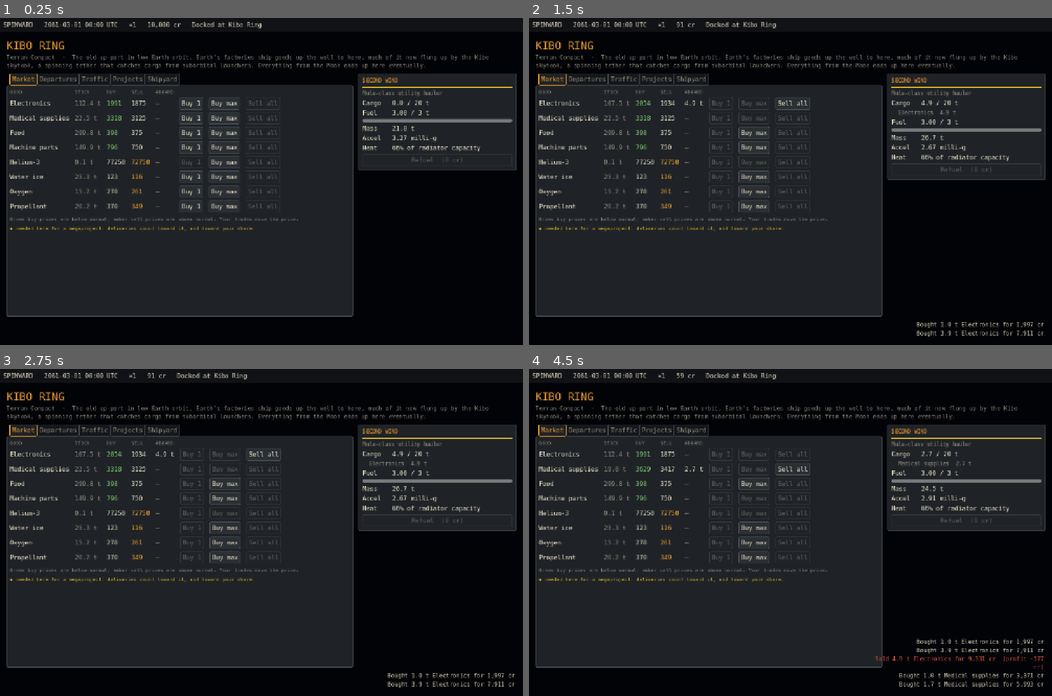
Above: before the commit, frames 1-4 (two rows, left to right).
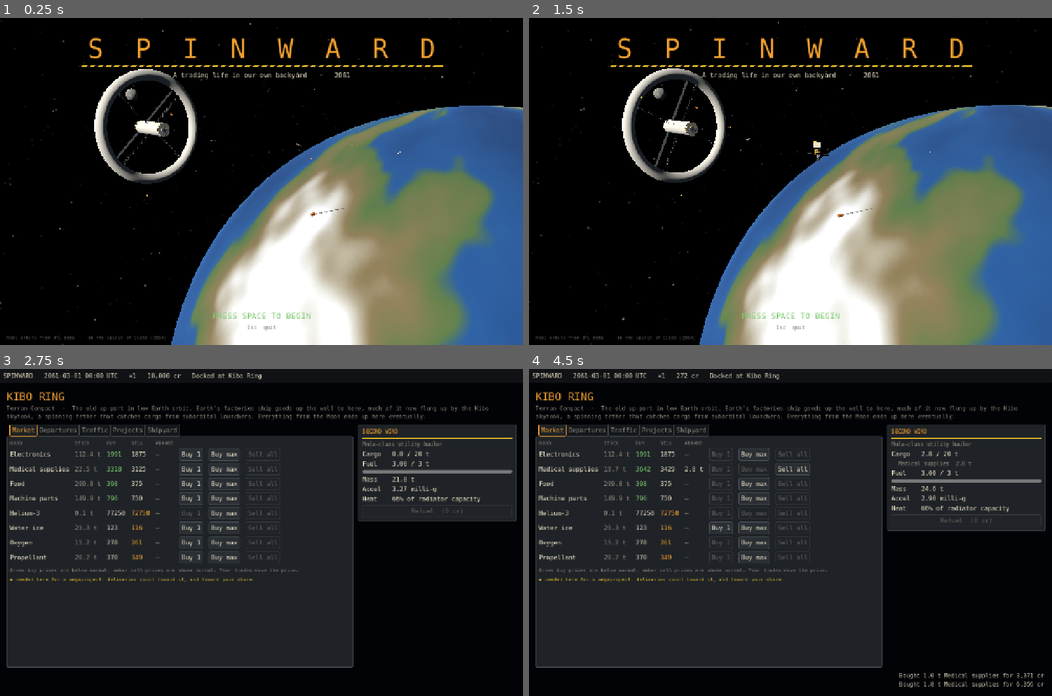
Above: after the commit, the same moments.

Repository: SeanDuggan1970/Spinward
Game: Godot game, scene res://view/main.tscn
Two runs of this game, one before a commit and one after it. Both use one fixed random seed, a clock stepped at 60 frames per second and the inputs below.
Inputs (mouse positions are in pixels of both pictures, inside the frame that each line leads up to):
- Up to frame 1 (0.25 s): no input
- Up to frame 2 (1.5 s): click (722, 103) at 0.5 s, where only the run before the commit has a clickable "Buy 1"; click (753, 103) at 1.25 s, where only the run before the commit has a clickable "Buy max"
- Up to frame 3 (2.75 s): tap Enter at 2, 2.1 s; move the mouse to (376, 516) at 2.02 s; hold D from 2.03 s (still down); click (376, 516) at 2.17 s; tap Space at 2.27, 2.57 s; tap Keypad Enter at 2.3 s
- Up to frame 4 (4.5 s): release D at 2.75 s; click (790, 454) at 2.75 s, where only the run before the commit has a clickable "Sell all"; click "Buy 1" at 3.5 s; click "Buy max" at 4.25 s

The runs differ from the first frame. In frame 1, 80% of the frame differs, in the area x 0-100%, y 1-100%; in frame 2, 80%; in frame 3, 3.5%; in frame 4, 0.9%.

Commit message:
Add attract screen with animated ship showcase
The game opens on a title screen: each hull flies in, turns under a
work light with a caption plate (class, description, cargo, tank,
thrust, mass), then burns away. Behind it Kibo Ring spins against
Earth's limb, the skyhook turns, work pods circle and freighters cross.
Space starts, L loads the quick save, Esc quits. The sim holds until
start; smoke/gallery skip it and the tour captures it.

Co-Authored-By: Claude Opus 5.5 <noreply@anthropic.com>

Diff:
--- a/view/main.gd
+++ b/view/main.gd
@@ -2,7 +2,8 @@
 ## ship is (docked → station, transit → map, approach → flight). Screens only send
 ## commands; this shell turns sim events into on-screen notices.
 ##
-## Keys: P pause, [ ] time compression, F5 quick save, F9 quick load.
+## Opens on the attract screen (view/title_screen.gd); the sim does not tick until
+## the player starts. Keys: P pause, [ ] time compression, F5 quick save, F9 quick load.
 ## Command line (after --): --smoke runs an end-to-end headless check;
 ## --tour=<dir> captures one screenshot per screen (needs a window).
 extends Control
@@ -14,6 +15,7 @@
 const MapScreen := preload("res://view/map_screen.gd")
 const FlightScene := preload("res://view/flight/flight_scene.gd")
 const Comms := preload("res://view/comms.gd")
+const TitleScreen := preload("res://view/title_screen.gd")
 const COMMS_KEEP := 40
 
 const QUICKSAVE := "user://quicksave.json"
@@ -25,6 +27,8 @@
 var _notices: VBoxContainer
 var _layer: Control
 var _ticker: Label
+var _bar: Control
+var _title: Node3D
 ## Rolling comms log (view-only), shared with the station's Traffic tab.
 var comms: Array = []
 
@@ -40,6 +44,7 @@
 	bar.add_theme_stylebox_override("panel", UI.box(Color("101215"), UI.HAZARD, 0, 8))
 	bar.set_anchors_and_offsets_preset(Control.PRESET_TOP_WIDE)
 	add_child(bar)
+	_bar = bar
 	_top = UI.label("")
 	bar.add_child(_top)
 	_ticker = UI.label("", UI.DIM, 12)
@@ -68,10 +73,36 @@
 		if a.begins_with("--tour="):
 			_tour.call_deferred(a.trim_prefix("--tour="))
 			return
-	_sync_mode()
+	show_title()
+
+
+## The attract screen. The game shell's own UI is hidden and the sim is held.
+func show_title() -> void:
+	_title = TitleScreen.new(sim.data, FileAccess.file_exists(QUICKSAVE))
+	_title.start_requested.connect(_on_start)
+	_bar.visible = false
+	_ticker.visible = false
+	_layer.add_child(_title)
+
+
+func _on_start(load_save: bool) -> void:
+	if load_save:
+		var loaded := SaveIO.load_file(QUICKSAVE)
+		if loaded:
+			sim.load_state(loaded)
+	_title.queue_free()
+	_title = null
+	_bar.visible = true
+	_ticker.visible = true
+	_mode = ""
+	_sync_mode()
+	if load_save:
+		notice("Loaded quick save.", UI.GOOD)
 
 
 func _process(delta: float) -> void:
+	if _title:
+		return
 	sim.tick(delta)
 	_handle_events()
 	_sync_mode()
@@ -181,7 +212,7 @@
 
 
 func _unhandled_input(event: InputEvent) -> void:
-	if not (event is InputEventKey and event.pressed and not event.echo):
+	if _title or not (event is InputEventKey and event.pressed and not event.echo):
 		return
 	match event.keycode:
 		KEY_P:
@@ -248,6 +279,14 @@
 ## Windowed screenshot tour for visual checks: station, map, flight.
 func _tour(dir: String) -> void:
 	DirAccess.make_dir_recursive_absolute(dir)
+	show_title()
+	for _i in 200:
+		await get_tree().process_frame
+	_shot(dir + "/0-title.png")
+	for _i in 140:
+		await get_tree().process_frame
+	_shot(dir + "/0b-title.png")
+	_on_start(false)
 	_sync_mode()
 	for _i in 10:
 		await get_tree().process_frame
--- /dev/null
+++ b/view/title_overlay.gd
@@ -0,0 +1,81 @@
+## Title lettering, the hero ship's caption plate and the start prompts.
+extends Control
+
+const UI := preload("res://view/ui/ui_kit.gd")
+
+var title
+var _font: Font
+
+
+func _init(owner_title) -> void:
+	title = owner_title
+	set_anchors_and_offsets_preset(Control.PRESET_FULL_RECT)
+	mouse_filter = Control.MOUSE_FILTER_IGNORE
+
+
+func _ready() -> void:
+	_font = UI.make_theme().default_font
+
+
+func _process(_dt: float) -> void:
+	queue_redraw()
+
+
+func _draw() -> void:
+	var w := size.x
+	var h := size.y
+	var t := Time.get_ticks_msec() / 1000.0
+	# Title, letter-spaced like a stencil on a hull plate.
+	var name := "S  P  I  N  W  A  R  D"
+	var title_size := 64
+	var tw := _font.get_string_size(name, HORIZONTAL_ALIGNMENT_LEFT, -1, title_size).x
+	draw_string(_font, Vector2((w - tw) * 0.5 + 3, 98 + 3), name, HORIZONTAL_ALIGNMENT_LEFT, -1, title_size, Color(0, 0, 0, 0.6))
+	draw_string(_font, Vector2((w - tw) * 0.5, 98), name, HORIZONTAL_ALIGNMENT_LEFT, -1, title_size, UI.AMBER)
+	var rule_w := tw + 40.0
+	draw_rect(Rect2((w - rule_w) * 0.5, 116, rule_w, 4), UI.HAZARD)
+	for i in int(rule_w / 20.0):
+		var x := (w - rule_w) * 0.5 + i * 20.0
+		draw_colored_polygon(PackedVector2Array([Vector2(x, 116), Vector2(x + 8, 116), Vector2(x + 4, 120), Vector2(x - 4, 120)]), UI.BG)
+	var sub := "A trading life in our own backyard   ·   2061"
+	var sw := _font.get_string_size(sub, HORIZONTAL_ALIGNMENT_LEFT, -1, 16).x
+	draw_string(_font, Vector2((w - sw) * 0.5, 146), sub, HORIZONTAL_ALIGNMENT_LEFT, -1, 16, UI.TEXT)
+
+	# Caption plate for the ship on show.
+	var info: Dictionary = title.hero_info()
+	if info["showing"]:
+		var plate := Rect2(w * 0.5 - 330, h - 210, 660, 104)
+		draw_rect(plate, Color(0.08, 0.09, 0.1, 0.82))
+		draw_rect(Rect2(plate.position, Vector2(plate.size.x, 3)), UI.HAZARD)
+		draw_string(_font, plate.position + Vector2(18, 30), String(info["name"]).to_upper(), HORIZONTAL_ALIGNMENT_LEFT, -1, 18, UI.AMBER)
+		var desc: String = info["description"]
+		var lines := _wrap(desc, 640.0 - 36.0, 13)
+		for i in mini(lines.size(), 2):
+			draw_string(_font, plate.position + Vector2(18, 52 + i * 17), lines[i], HORIZONTAL_ALIGNMENT_LEFT, -1, 13, UI.DIM)
+		var stats := "CARGO %d t    TANK %d t    THRUST %d N    DRY MASS %.1f t" % [int(info["cargo_t"]), int(info["fuel_t"]), int(info["thrust_n"]), info["mass_t"]]
+		draw_string(_font, plate.position + Vector2(18, 94), stats, HORIZONTAL_ALIGNMENT_LEFT, -1, 12, UI.TEXT)
+
+	# Prompts.
+	var blink := fposmod(t, 1.4) < 0.95
+	var prompt := "PRESS SPACE TO BEGIN"
+	var pw := _font.get_string_size(prompt, HORIZONTAL_ALIGNMENT_LEFT, -1, 20).x
+	if blink:
+		draw_string(_font, Vector2((w - pw) * 0.5, h - 64), prompt, HORIZONTAL_ALIGNMENT_LEFT, -1, 20, UI.GOOD)
+	var keys := ("L  load quick save      " if title.has_save else "") + "Esc  quit"
+	var kw := _font.get_string_size(keys, HORIZONTAL_ALIGNMENT_LEFT, -1, 13).x
+	draw_string(_font, Vector2((w - kw) * 0.5, h - 38), keys, HORIZONTAL_ALIGNMENT_LEFT, -1, 13, UI.DIM)
+	draw_string(_font, Vector2(16, h - 14), "Real orbits from JPL data  ·  in the spirit of Elite (1984)", HORIZONTAL_ALIGNMENT_LEFT, -1, 11, Color(UI.DIM, 0.7))
+
+
+func _wrap(text: String, width: float, font_size: int) -> PackedStringArray:
+	var out := PackedStringArray()
+	var line := ""
+	for word in text.split(" "):
+		var trial := word if line == "" else line + " " + word
+		if _font.get_string_size(trial, HORIZONTAL_ALIGNMENT_LEFT, -1, font_size).x > width and line != "":
+			out.append(line)
+			line = word
+		else:
+			line = trial
+	if line != "":
+		out.append(line)
+	return out
--- /dev/null
+++ b/view/title_screen.gd
@@ -0,0 +1,204 @@
+## Attract screen. A showcase in the spirit of the original Elite's rotating ships:
+## each hull in data/ships.json flies in out of the dark, turns slowly under a work
+## light while its caption is shown, then burns away. Behind it, Kibo Ring spins
+## against Earth's limb, the skyhook turns, work pods circle and freighters cross
+## the sky. View-only: the sim is not ticking while this is up.
+##
+## Space / Enter starts, L loads the quick save, Esc quits.
+extends Node3D
+
+signal start_requested(load_save: bool)
+
+const Kit := preload("res://view/flight/kit.gd")
+const Models := preload("res://view/flight/models.gd")
+const SetPieces := preload("res://view/flight/set_pieces.gd")
+const SkyKit := preload("res://view/flight/sky.gd")
+const ShipStats := preload("res://sim/ship_stats.gd")
+const UI := preload("res://view/ui/ui_kit.gd")
+
+## Seconds per hero ship: fly in, show, burn away.
+const ARRIVE := 3.0
+const SHOW := 7.0
+const LEAVE := 2.0
+const HERO_DISTANCE := 58.0
+
+var data
+var has_save := false
+var clock := 0.0
+var camera: Camera3D
+var _hulls: Array = []
+var _hero_index := -1
+var _hero: Node3D
+var _hero_plume: Node3D
+var _hero_radius := 5.0
+var _station: Dictionary
+var _earth: MeshInstance3D
+var _set_pieces: Array = []
+var _blinkers: Array = []
+var _pods: Array = []
+var _traffic: Array = []
+var _overlay: Control
+
+
+func _init(catalog, save_exists: bool) -> void:
+	data = catalog
+	has_save = save_exists
+	_hulls = data.ships.keys()
+
+
+func _ready() -> void:
+	add_child(SkyKit.environment())
+	var sun := DirectionalLight3D.new()
+	sun.light_energy = 1.5
+	add_child(sun)
+	sun.look_at_from_position(Vector3.ZERO, Vector3(0.55, -0.35, -0.75), Vector3.UP)
+	# A work light near the camera, so the hero ship reads even on its night side.
+	var flood := OmniLight3D.new()
+	flood.position = Vector3(-30, 25, 10)
+	flood.omni_range = 400.0
+	flood.light_energy = 1.4
+	flood.light_color = Color("ffe8c8")
+	add_child(flood)
+	# The Sun sits behind the camera, front-lighting the showcase.
+	add_child(Kit.sphere(800.0, Kit.glow(Color("fff6e0"), 6.0), Vector3(-0.55, 0.35, 0.75).normalized() * 60000.0))
+	# Earth's limb filling the lower right, the Moon high on the left.
+	_earth = Kit.sphere(14000.0, SkyKit.body_material("earth"), Vector3(9500.0, -11800.0, -17000.0))
+	(_earth.mesh as SphereMesh).radial_segments = 96
+	(_earth.mesh as SphereMesh).rings = 48
+	add_child(_earth)
+	add_child(Kit.sphere(700.0, SkyKit.body_material("moon"), Vector3(-15000.0, 7000.0, -42000.0)))
+	# Kibo Ring at three-quarter view, spinning, corridor lights stepping in.
+	_station = Models.station(data.places["kibo_ring"]["station"], data.places["kibo_ring"]["name"])
+	var holder := Node3D.new()
+	holder.position = Vector3(-230.0, 60.0, -760.0)
+	holder.rotation = Vector3(0.12, 0.85, 0.0)
+	holder.add_child(_station["node"])
+	add_child(holder)
+	# The skyhook turns far off to the lower right, clear of the title lettering.
+	var hook := Node3D.new()
+	hook.position = Vector3(1800.0, -2600.0, -6500.0)
+	add_child(hook)
+	_set_pieces = SetPieces.build(hook, ["skyhook"], {"earth": Vector3(9500.0, -11800.0, -17000.0).normalized()}, _station)
+	for i in 3:
+		var pod := Models.work_pod(i == 0)
+		holder.add_child(pod)
+		_pods.append({"node": pod, "r": 70.0 + 35.0 * i, "z": -20.0 + 30.0 * i, "period": 40.0 + 15.0 * i, "phase": i * 2.1})
+	# Freighters crossing the background on loops, drives lit.
+	var traffic_hulls := ["lunar_tanker", "drone_freighter", "courier"]
+	for i in traffic_hulls.size():
+		if not data.ships.has(traffic_hulls[i]):
+			continue
+		var model := Models.ship(_ship_dict(traffic_hulls[i]), data)
+		var node: Node3D = model["node"]
+		node.add_child(Kit.sphere(2.0, Kit.glow(Color("ffe0a0"), 4.0), Vector3(0, 3.0, 0)))
+		add_child(node)
+		_traffic.append({"node": node, "from": Vector3(-1800.0 + 500.0 * i, 140.0 - 120.0 * i, -1300.0 - 500.0 * i),
+			"to": Vector3(1900.0, 260.0 - 90.0 * i, -900.0 - 650.0 * i), "period": 70.0 + 25.0 * i, "phase": 0.3 * i})
+	camera = Camera3D.new()
+	camera.fov = 50.0
+	camera.far = 200000.0
+	camera.near = 0.5
+	add_child(camera)
+	camera.make_current()
+	_overlay = load("res://view/title_overlay.gd").new(self)
+	_overlay.theme = UI.make_theme()
+	add_child(_overlay)
+	_blinkers = Kit.collect_blinkers(self)
+	_next_hero()
+
+
+func _ship_dict(hull: String) -> Dictionary:
+	var h: Dictionary = data.ships[hull]
+	var ship := {"hull": hull, "modules": h["modules"].duplicate(), "cargo": {}, "fuel_t": 0.0}
+	ship["fuel_t"] = ShipStats.fuel_capacity_t(ship, data)
+	return ship
+
+
+func _next_hero() -> void:
+	if _hero:
+		_hero.queue_free()
+	_hero_index = (_hero_index + 1) % _hulls.size()
+	var model := Models.ship(_ship_dict(_hulls[_hero_index]), data)
+	_hero = model["node"]
+	_hero_radius = model["length"] * 0.5
+	_hero_plume = _hero.find_child("DrivePlume", true, false)
+	add_child(_hero)
+	_blinkers = Kit.collect_blinkers(self)
+	clock = 0.0
+
+
+func hero_info() -> Dictionary:
+	var hull: String = _hulls[_hero_index]
+	var ship := _ship_dict(hull)
+	return {
+		"name": data.ships[hull]["name"],
+		"description": data.ships[hull].get("description", ""),
+		"cargo_t": ShipStats.cargo_capacity_t(ship, data),
+		"fuel_t": ShipStats.fuel_capacity_t(ship, data),
+		"thrust_n": ShipStats.thrust_n(ship, data),
+		"mass_t": ShipStats.dry_mass_t(ship, data),
+		"showing": clock > ARRIVE * 0.6 and clock < ARRIVE + SHOW + LEAVE * 0.3,
+	}
+
+
+func _process(dt: float) -> void:
+	clock += dt
+	var t := Time.get_ticks_msec() / 1000.0
+	_station["rotor"].rotation.z = t * float(data.places["kibo_ring"]["station"]["spin_rpm"]) * TAU / 60.0
+	_earth.rotation.y = t * 0.004
+	SetPieces.animate(_set_pieces, t)
+	Kit.update_blinkers(_blinkers, t)
+	for p in _pods:
+		var a: float = p["phase"] + TAU * t / float(p["period"])
+		p["node"].position = Vector3(cos(a) * p["r"], sin(a) * p["r"], p["z"])
+		p["node"].look_at(p["node"].global_position + Vector3(-sin(a), cos(a), 0.0), Vector3(0, 0, 1))
+	for tr in _traffic:
+		var f := fposmod(float(tr["phase"]) + t / float(tr["period"]), 1.0)
+		var node: Node3D = tr["node"]
+		node.position = tr["from"].lerp(tr["to"], f)
+		node.look_at(node.position + (tr["from"] - tr["to"]), Vector3.UP)
+	_animate_hero(dt)
+	# A slow drift, as if the camera ship is holding station by hand.
+	camera.position = Vector3(sin(t * 0.13) * 1.5, 4.0 + sin(t * 0.21) * 0.8, 0.0)
+	camera.look_at(Vector3(sin(t * 0.07) * 4.0, 0.0, -HERO_DISTANCE), Vector3.UP)
+
+
+func _animate_hero(_dt: float) -> void:
+	var c := clock
+	var spin := c * 0.45
+	var pos: Vector3
+	if c < ARRIVE:
+		# Out of the dark, decelerating hard.
+		var f := c / ARRIVE
+		var e := 1.0 - pow(1.0 - f, 3.0)
+		pos = Vector3(lerpf(160.0, 0.0, e), lerpf(40.0, 0.0, e), lerpf(-1400.0, -HERO_DISTANCE, e))
+		if _hero_plume:
+			_hero_plume.visible = f < 0.85
+	elif c < ARRIVE + SHOW:
+		pos = Vector3(0, sin(c * 0.8) * 0.6, -HERO_DISTANCE)
+		if _hero_plume:
+			_hero_plume.visible = false
+	elif c < ARRIVE + SHOW + LEAVE:
+		# Light the drive and burn away to the right.
+		var f := (c - ARRIVE - SHOW) / LEAVE
+		pos = Vector3(f * f * 900.0, f * f * 120.0, -HERO_DISTANCE - f * f * 1600.0)
+		if _hero_plume:
+			_hero_plume.visible = true
+	else:
+		_next_hero()
+		return
+	_hero.position = pos
+	_hero.rotation = Vector3(0.25 + sin(c * 0.3) * 0.08, spin + PI * 0.75, sin(c * 0.4) * 0.12)
+
+
+func _unhandled_input(event: InputEvent) -> void:
+	if not (event is InputEventKey and event.pressed and not event.echo):
+		return
+	match event.keycode:
+		KEY_SPACE, KEY_ENTER, KEY_KP_ENTER:
+			start_requested.emit(false)
+		KEY_L:
+			if has_save:
+				start_requested.emit(true)
+		KEY_ESCAPE:
+			get_tree().quit()
Not shown, added: view/title_overlay.gd.uid
Not shown, added: view/title_screen.gd.uid
Not shown, changed: README.md
